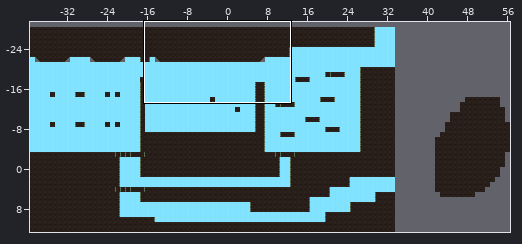
Level history. Tiled map: Assets/Tiled/Level1TileMap/map1-1.tmx. The first picture is a wide view before the edit; the outline marks the close-up.
Close-up. First the earlier version:
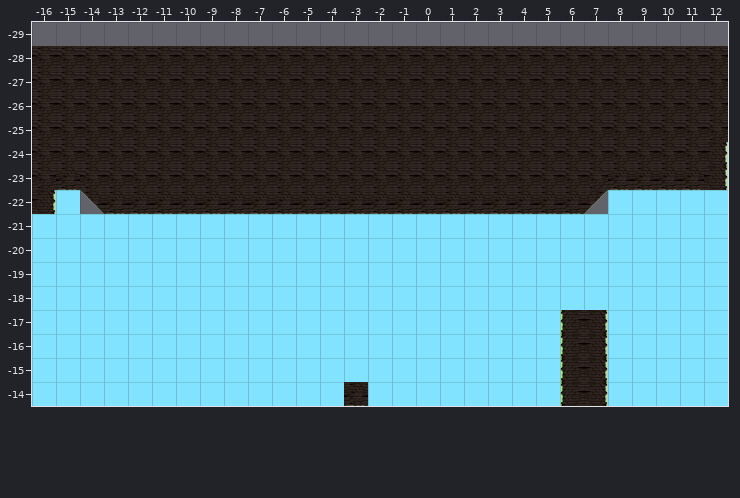
Cells are 256x256 px. Shown: x -16..12, y -29..-14. The commit also changed other parts of the map, which this record leaves out.
After the commit:
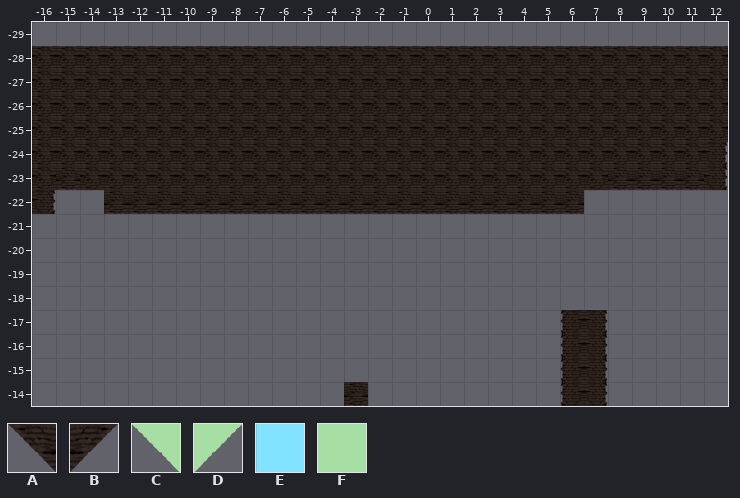
Key: from "Level1 Tileset": A 13, B 14; from "ruleprient256": C 13, D 14, E 30, F 38.
_ is an empty cell.
Changes in this commit:
Layer "prototype" (now hidden):
Tile C is removed in row -22 at x -14.
Tile D is removed in row -22 at x 7.
Tile E is removed in row -22 at x -15 and 8 to 12; in rows -21 to -18 at x -16 to 12; in rows -17 to -15 at x -16 to 5 and 8 to 12; in row -14 at x -16 to -4, -2 to 5 and 8 to 12.
Tile F is removed in row -24 at x 12; in row -23 at x -15 and 8 to 12; in row -22 at x -16 and -13 to 6; in rows -17 to -15 at x 6 to 7; in row -14 at x -3 and 6 to 7.
Layer "ground":
Tile A is removed in row -22 at x -14.
Tile B is removed in row -22 at x 7.
Changed places in both close-ups, as pixel boxes (x1, y1, x2, y2):
removed: (32, 142, 728, 406)
